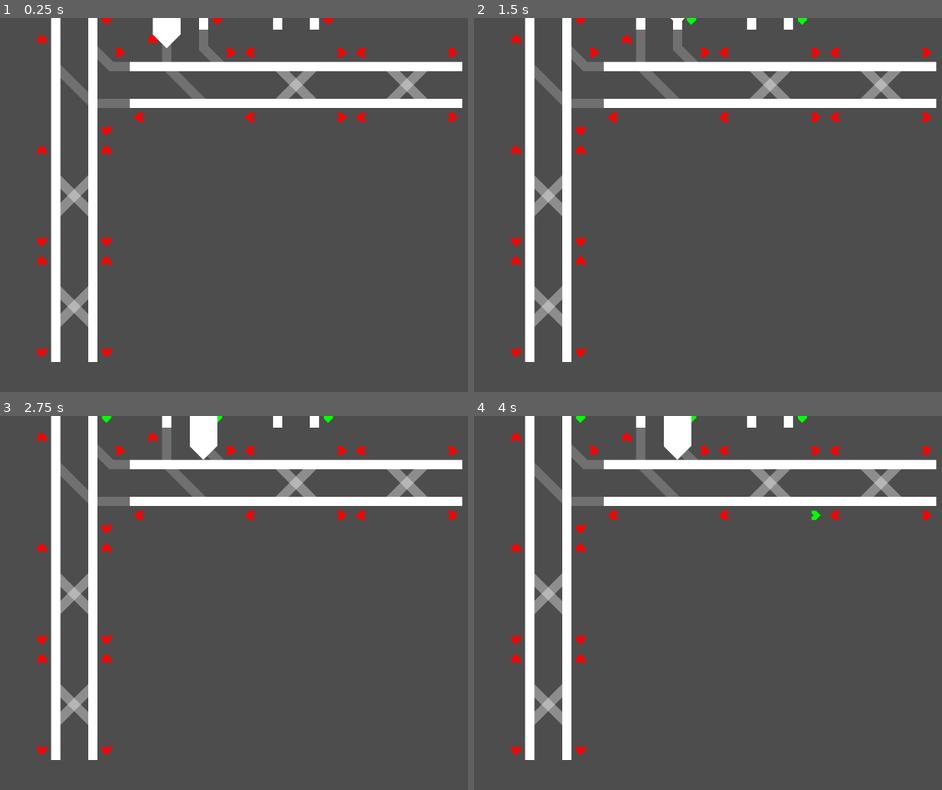
Above: before the commit, frames 1-4 (two rows, left to right).
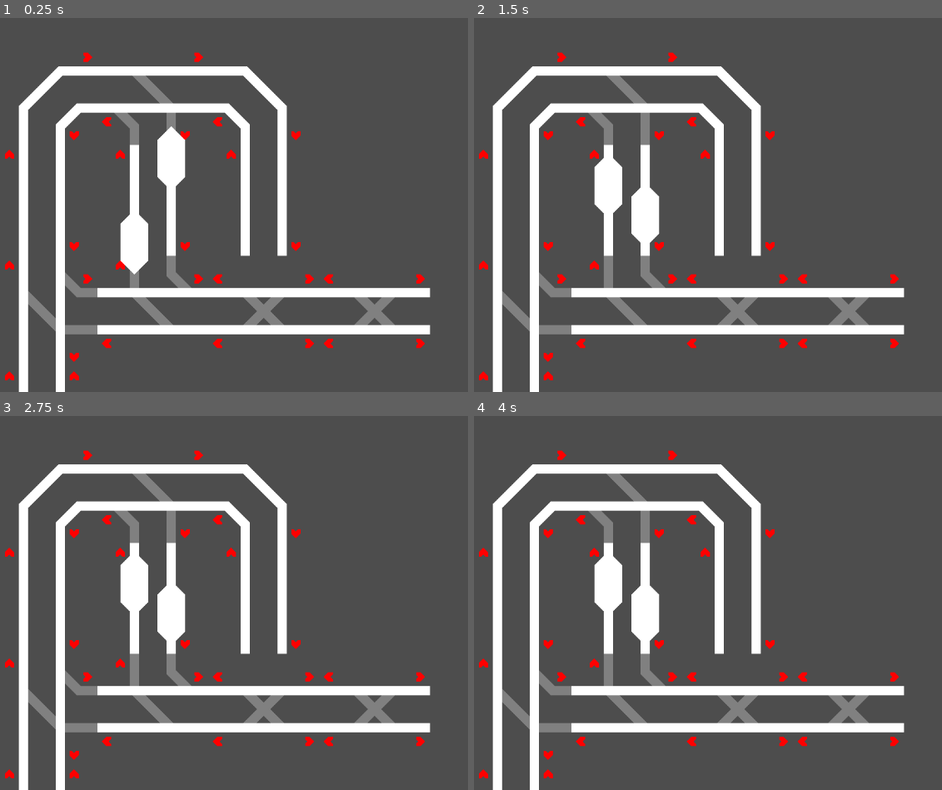
Above: after the commit, the same moments.

Repository: TurbogamesDev/signal-flow
Game: Godot game, scene res://Assets/Scenes/main.tscn
Two runs of this game, one before a commit and one after it. Both use one fixed random seed, a clock stepped at 60 frames per second and the inputs below.
Inputs (mouse positions are in pixels of both pictures, inside the frame that each line leads up to):
- Up to frame 1 (0.25 s): no input
- Up to frame 2 (1.5 s): move the mouse to (801, 21) at 0.52 s; click (801, 21) at 0.67 s; move the mouse to (689, 21) at 1.27 s; click (689, 21) at 1.42 s
- Up to frame 3 (2.75 s): move the mouse to (107, 419) at 2.02 s; click (107, 419) at 2.17 s
- Up to frame 4 (4 s): tap Enter at 2.75 s; move the mouse to (712, 427) at 2.77 s; click (712, 427) at 2.92 s; tap Space at 3.5 s; move the mouse to (815, 516) at 3.52 s; click (815, 516) at 3.67 s

The runs differ from the first frame. In frame 1, 25% of the frame differs, in the area x 1-99%, y 0-100%; in frame 2, 25%; in frame 3, 25%; in frame 4, 25%.
Error before the commit: Trying to assign value of type 'Nil' to a variable of type 'int'. (res://Assets/Scripts/train.gd:21)

Commit message:
Make traintrackpieces dark and opaque instead of just translucent on hiding

Diff:
--- a/Assets/Scenes/main.tscn
+++ b/Assets/Scenes/main.tscn
@@ -13,7 +13,7 @@
 [node name="Main" type="Node2D"]
 
 [node name="Camera2D" type="Camera2D" parent="."]
-position = Vector2(-56, 408)
+position = Vector2(0, 16)
 
 [node name="Train" parent="." node_paths=PackedStringArray("currentTrainTrackSegment") instance=ExtResource("2_qplxx")]
 position = Vector2(-432, 0)
--- a/Assets/Scripts/base_train_track_segment.gd
+++ b/Assets/Scripts/base_train_track_segment.gd
@@ -12,16 +12,17 @@
 const HIDDEN_Z_INDEX = -10
 const SHOWN_Z_INDEX = 0
 
-const HIDDEN_ALPHA_VALUE = 0.2
+const SHOWN_COLOR: Color = Color(1, 1, 1)
+const HIDDEN_COLOR: Color = Color(0.5, 0.5, 0.5)
 
 func hideSegment():
     for train_track_piece in trainTrackPieces:
-        train_track_piece.default_color.a = HIDDEN_ALPHA_VALUE
+        train_track_piece.default_color = HIDDEN_COLOR
 
         train_track_piece.z_index = HIDDEN_Z_INDEX
 
 func showSegment():
     for train_track_piece in trainTrackPieces:
-        train_track_piece.default_color.a = 1
+        train_track_piece.default_color = SHOWN_COLOR
 
         train_track_piece.z_index = SHOWN_Z_INDEX
